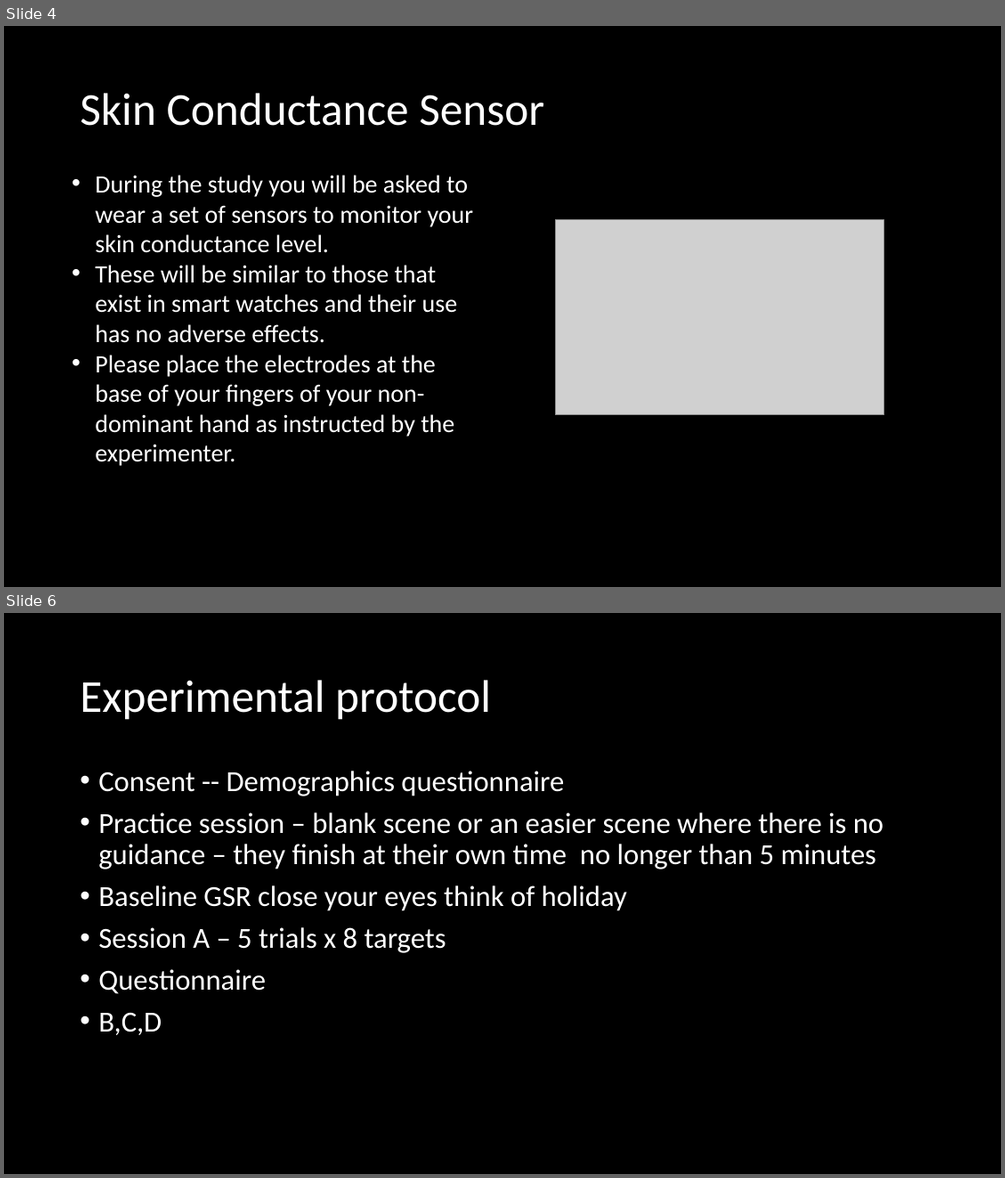
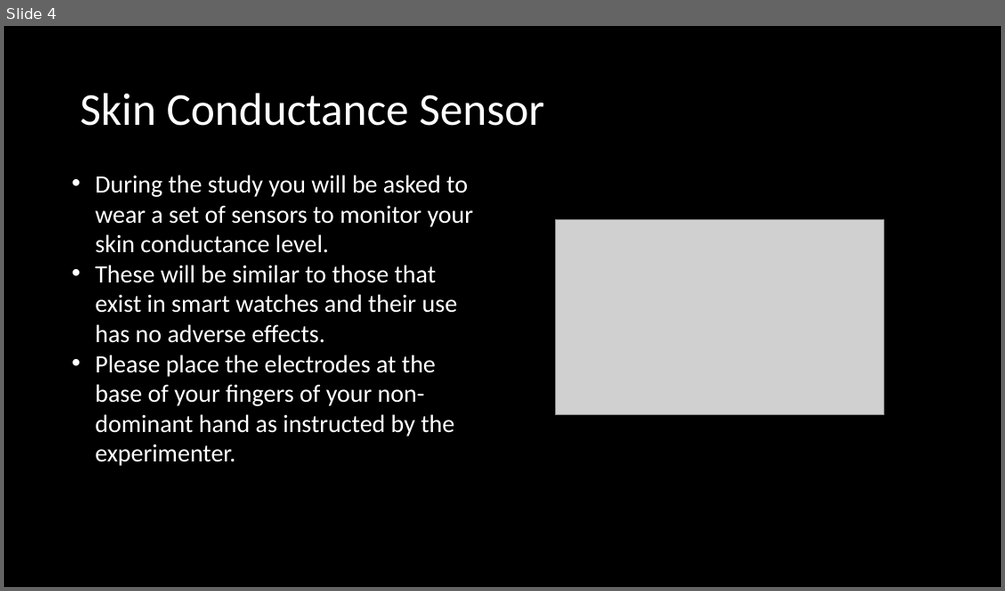
Before and after one commit to HCRLabRepo/HapticGamesTouchX, a slide deck: app/bin/win-x64/resources/Instructions.pptx. Shown one above the other, each under a label of ours: slides 4 and 6 before the commit, slide 4 after it; the slides between them are not shown. The pictures are 1005x1178 and 1005x591 pixels, drawn with LibreOffice and Linux fonts; fonts in the diff are those of the drawing; grey boxes stand for pictures. Boxes give left, top, right and bottom in pixels: in the first picture for what was removed or moved away, otherwise in the second. Text is boxed around its words. In the diff, an @@ line names an element or a change of style, - is before the commit and + after.

```diff
--- a/app/bin/win-x64/resources/Instructions.pptx
+++ b/app/bin/win-x64/resources/Instructions.pptx
@@ slide 6 removed at <box>4,613,1001,1174</box>, background #000000 @@
@@ title removed at <box>80,680,491,720</box> @@
-Experimental protocol
@@ text removed at <box>98,771,883,1035</box> @@
-• Consent -- Demographics questionnaire
-• Practice session – blank scene or an easier scene where there is no guidance – they finish at their own time no longer than 5 minutes
-• Baseline GSR close your eyes think of holiday
-• Session A – 5 trials x 8 targets
-• Questionnaire
-• B,C,D
```
Also in this commit, not shown: 2 slides changed, 2 other files.
